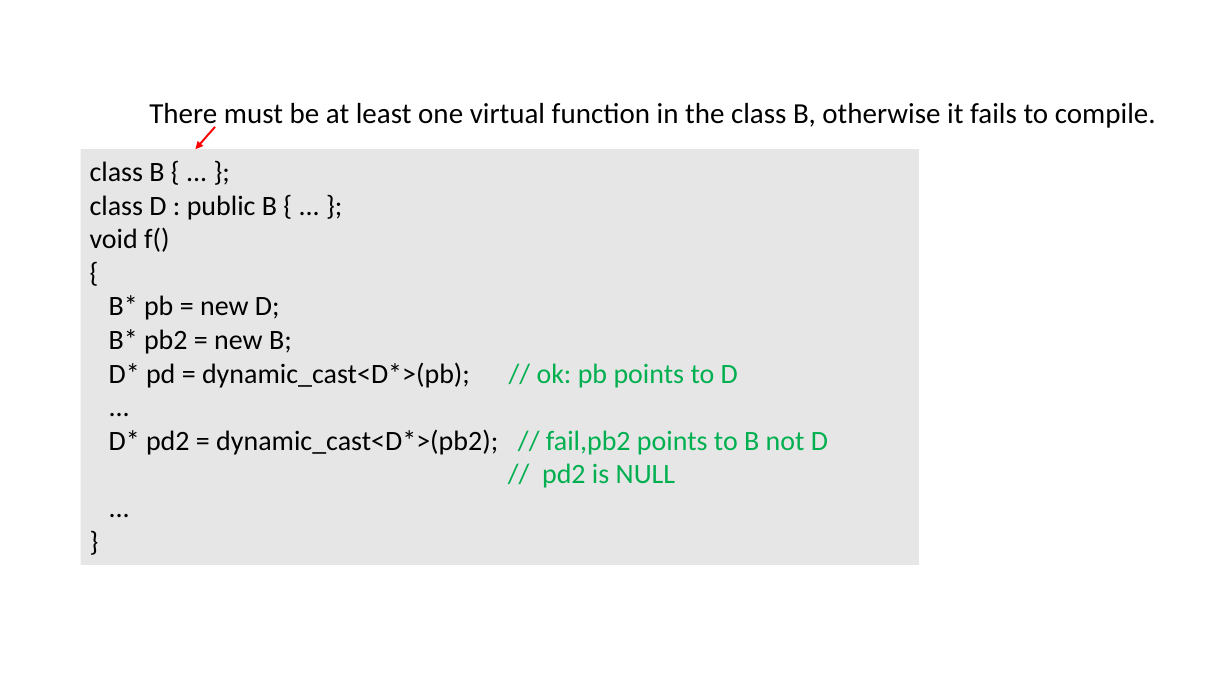
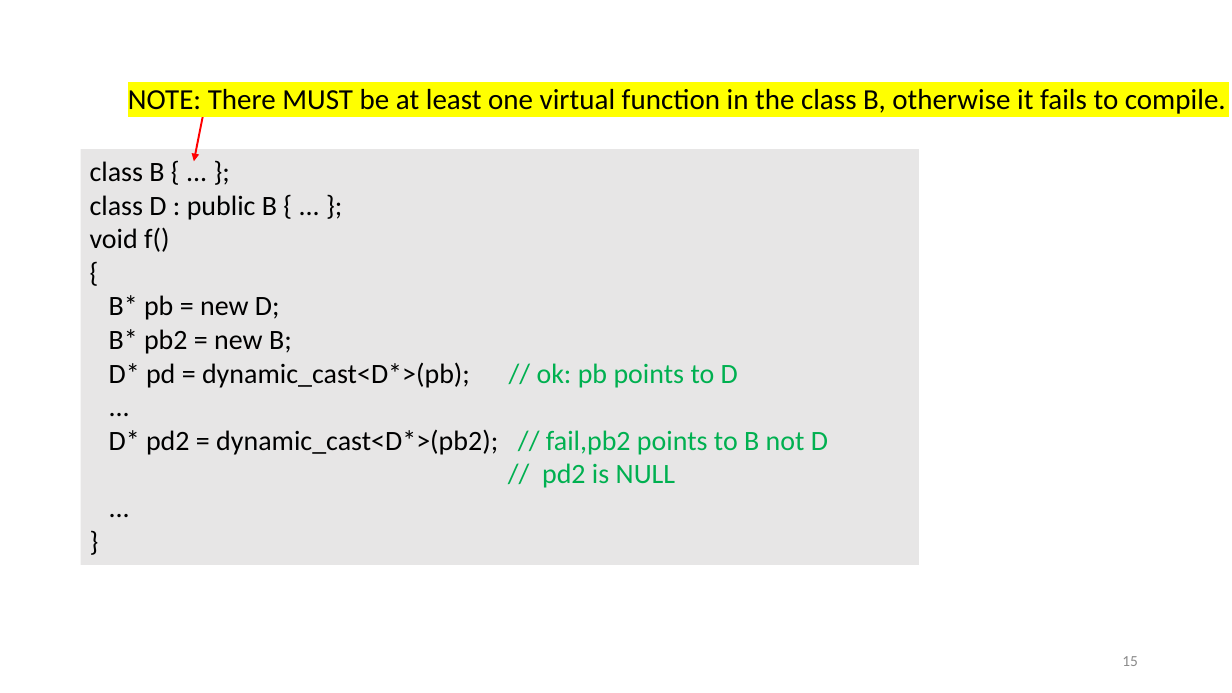
Before and after one commit to ShiqiYu/CPP, a slide deck: slide 15 of week15/Lab15.pptx (slide 14 before the commit). Drawn at 1232x693 pixels with LibreOffice and Linux fonts; fonts in the diff are those of the drawing; background and template pictures are left out. Boxes give left, top, right and bottom in pixels: in the first picture for what was removed or moved away, otherwise in the second. Text is boxed around its words. In the diff, an @@ line names an element or a change of style, - is before the commit and + after.

```diff
--- a/week15/Lab15.pptx
+++ b/week15/Lab15.pptx
@@ text at (128,89,1226,114): text changed @@
-There must be at least one virtual function in the class B, otherwise it fails to compile.
+NOTE: There MUST be at least one virtual function in the class B, otherwise it fails to compile.
@@ arrow moved from (215, 127) - (196, 149) to (203, 113) - (194, 162) @@
@@ page number added at (1122,656,1138,666), 12 pt, text #8C8C8C @@
+15
```
Also in this commit, not shown: 18 other slides changed, 2 slides added, 3 slides removed, 3 other files.
